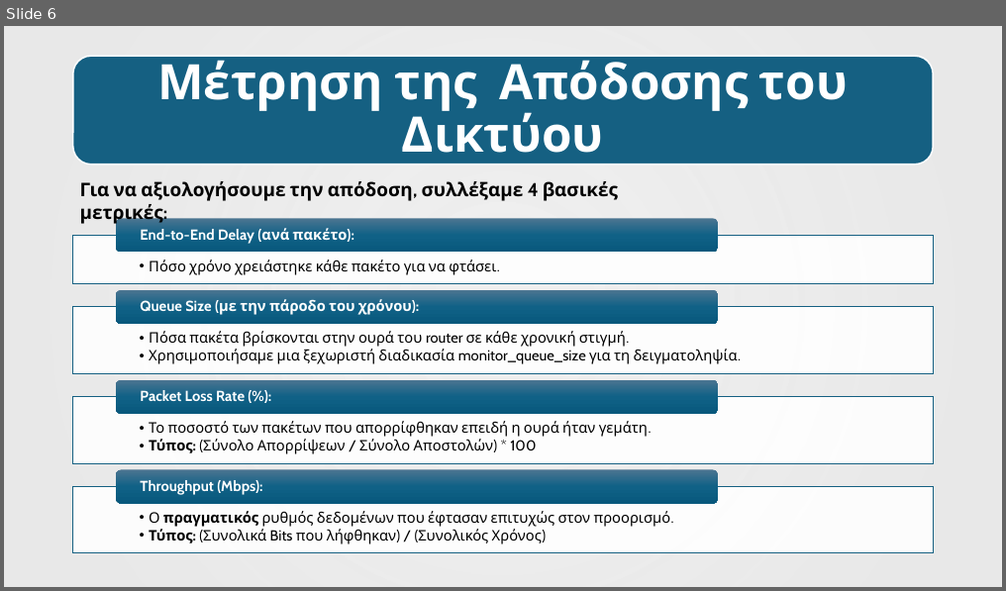
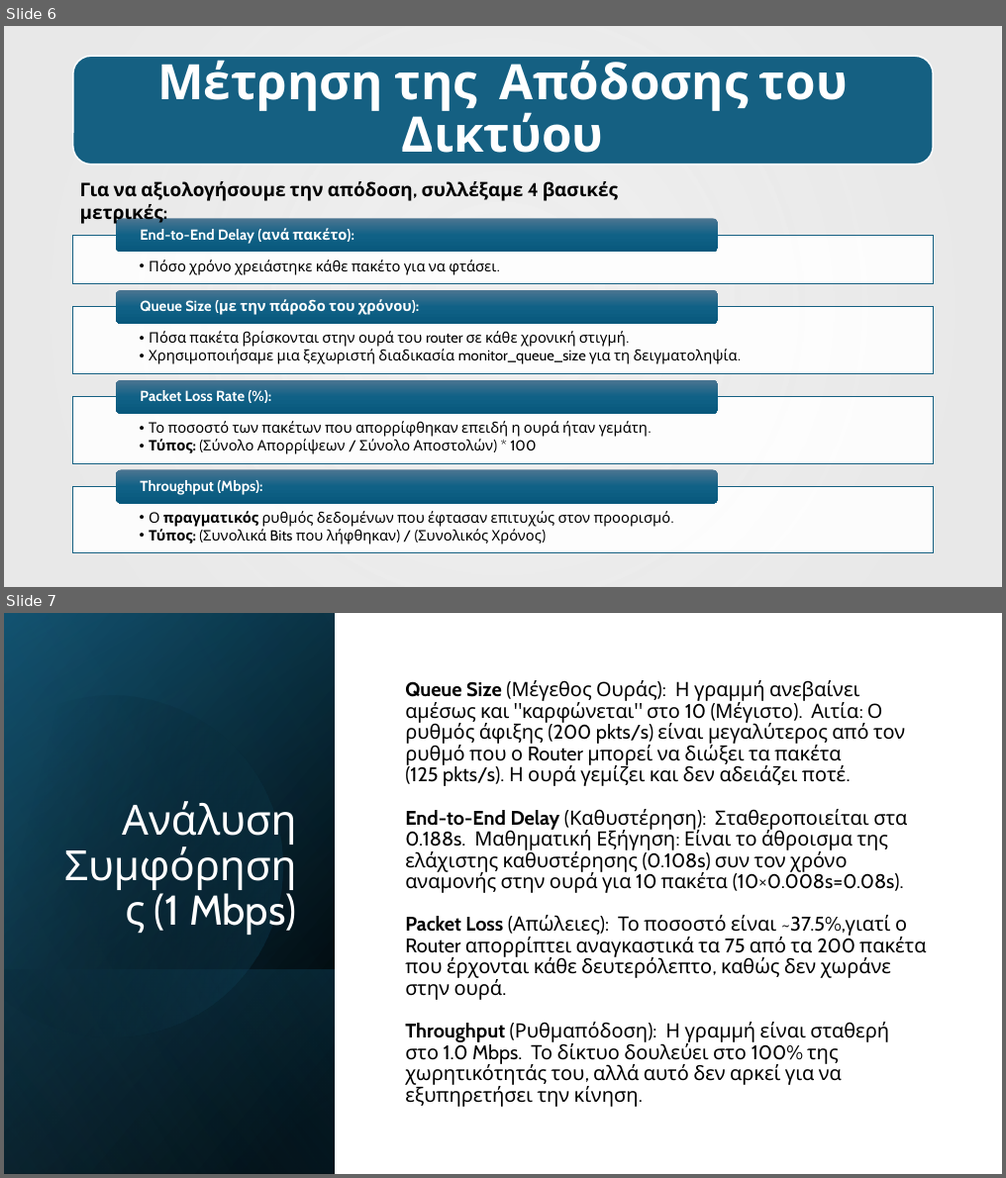
Before and after one commit to AlexandrosChal/Event-driven-network-simulation-in-Python-and-SimPy, a slide deck: Παρουσίαση.pptx. Shown one above the other, each under a label of ours: slide 6 before the commit, slides 6 and 7 after it. The pictures are 1006x591 and 1006x1178 pixels, drawn with LibreOffice and Linux fonts; fonts in the diff are those of the drawing; background and template pictures are left out. Boxes give left, top, right and bottom in pixels: in the first picture for what was removed or moved away, otherwise in the second. Text is boxed around its words. In the diff, an @@ line names an element or a change of style, - is before the commit and + after.

```diff
--- a/Παρουσίαση.pptx
+++ b/Παρουσίαση.pptx
@@ slide 7 added at bbox=[4, 613, 1002, 1174], background #FFFFFF @@
@@ rectangle added at bbox=[4, 613, 1002, 1174], fill #FFFFFF @@
@@ rectangle added at bbox=[4, 613, 335, 1174], fill gradient #000000 to #104862 @@
@@ rectangle added at bbox=[4, 614, 335, 1174], fill gradient #000000 to #156082 @@
@@ rectangle added at bbox=[4, 613, 335, 1173], fill gradient #000000 to #46B1E1 @@
@@ freeform shape added at bbox=[4, 655, 324, 1072], fill gradient #000000 to #156082 @@
@@ subtitle added at bbox=[405, 680, 926, 1107], 19 pt, text #000000 @@
+Queue Size (Μέγεθος Ουράς): Η γραμμή ανεβαίνει αμέσως και "καρφώνεται" στο 10 (Μέγιστο). Αιτία: Ο ρυθμός άφιξης (200 pkts/s) είναι μεγαλύτερος από τον ρυθμό που ο Router μπορεί να διώξει τα πακέτα (125 pkts/s). Η ουρά γεμίζει και δεν αδειάζει ποτέ.
+End-to-End Delay (Καθυστέρηση): Σταθεροποιείται στα 0.188s. Μαθηματική Εξήγηση: Είναι το άθροισμα της ελάχιστης καθυστέρησης (0.108s) συν τον χρόνο αναμονής στην ουρά για 10 πακέτα (10×0.008s=0.08s).
+Packet Loss (Απώλειες): Το ποσοστό είναι ~37.5%,γιατί ο Router απορρίπτει αναγκαστικά τα 75 από τα 200 πακέτα που έρχονται κάθε δευτερόλεπτο, καθώς δεν χωράνε στην ουρά.
+Throughput (Ρυθμαπόδοση): Η γραμμή είναι σταθερή στο 1.0 Mbps. Το δίκτυο δουλεύει στο 100% της χωρητικότητάς του, αλλά αυτό δεν αρκεί για να εξυπηρετήσει την κίνηση.
@@ title added at bbox=[122, 801, 297, 935], 40 pt, text #FFFFFF @@
+Ανάλυση Συμφόρησης (1 Mbps)
@@ rectangle added at bbox=[4, 969, 335, 1174], fill gradient #156082 to #000000 @@
```
Also in this commit, not shown: 4 slides changed, 6 other slides added, 6 slides removed, 1 other file.
